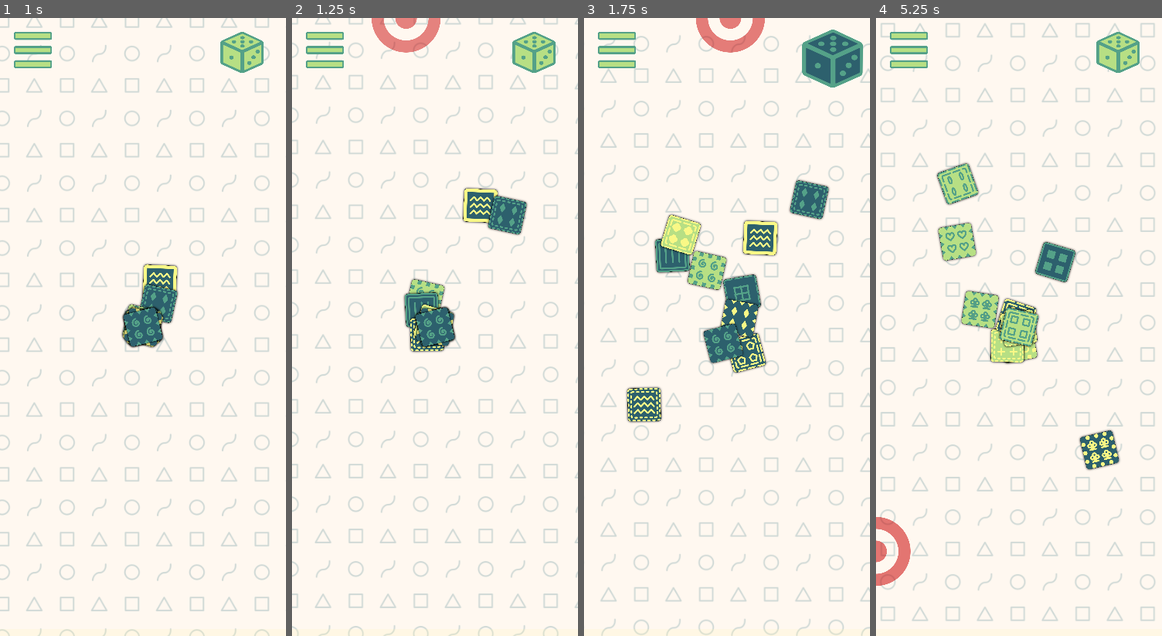
Above: before the commit, frames 1-4 (left to right).
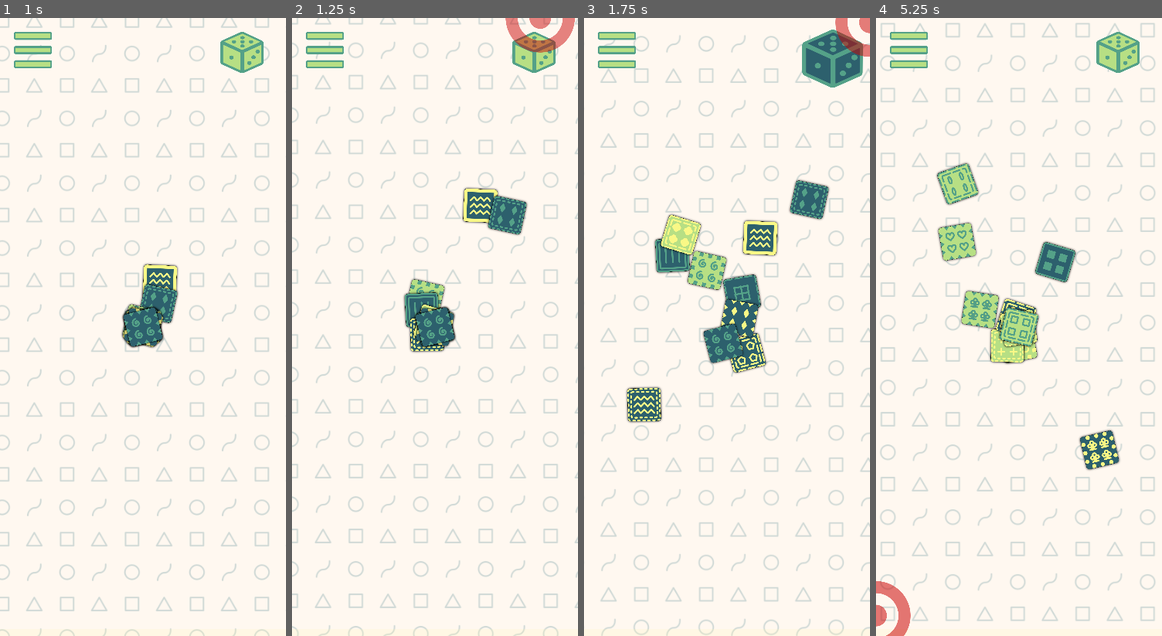
Above: after the commit, the same moments.

Repository: magopian/rummager
Game: Godot game, scene res://game.tscn
Same seed, same stepped clock (60 frames per second), same inputs: the game is played once before the commit and once after it. This scene is started directly instead of the project's main scene. Sound files missing from this copy of the repository are replaced by a short silence.
Inputs (mouse positions are in pixels of both pictures, inside the frame that each line leads up to):
- Up to frame 1 (1 s): click "Let's go!" at 0.5 s
- Up to frame 2 (1.25 s): no input
- Up to frame 3 (1.75 s): click (827, 55) at 1.25 s
- Up to frame 4 (5.25 s): click (1124, 61) at 2 s; click (1124, 61) at 2.75 s; move the mouse to (1019, 327) at 3.52 s; click (1019, 327) at 3.67 s; click "Let's go!" at 4.25 s; move the mouse to (964, 252) at 5.02 s; click (964, 252) at 5.17 s

Frame 1 is identical in both runs. In frame 2, 1.4% of the frame differs, in the area x 27-99%, y 0-6%; in frame 3, 1.1%; in frame 4, 1.3%.

Commit message:
The target can now be all around the screen edges, even the bottom one

Diff:
--- a/target.gd
+++ b/target.gd
@@ -14,7 +14,7 @@
 
 
 func setup_curve() -> void:
-	var height: float = Global.viewport_size.y - 100
+	var height: float = Global.viewport_size.y
 	var width: float = Global.viewport_size.x
 	var bottom_left: Vector2 = Vector2(0, height)
 	var top_left: Vector2 = Vector2.ZERO
@@ -25,6 +25,7 @@
 	path_2d.curve.add_point(top_left, Vector2.ZERO, Vector2.ZERO)
 	path_2d.curve.add_point(top_right, Vector2.ZERO, Vector2.ZERO)
 	path_2d.curve.add_point(bottom_right, Vector2.ZERO, Vector2.ZERO)
+	path_2d.curve.add_point(bottom_left, Vector2.ZERO, Vector2.ZERO)
 
 
 func random_target() -> void:
